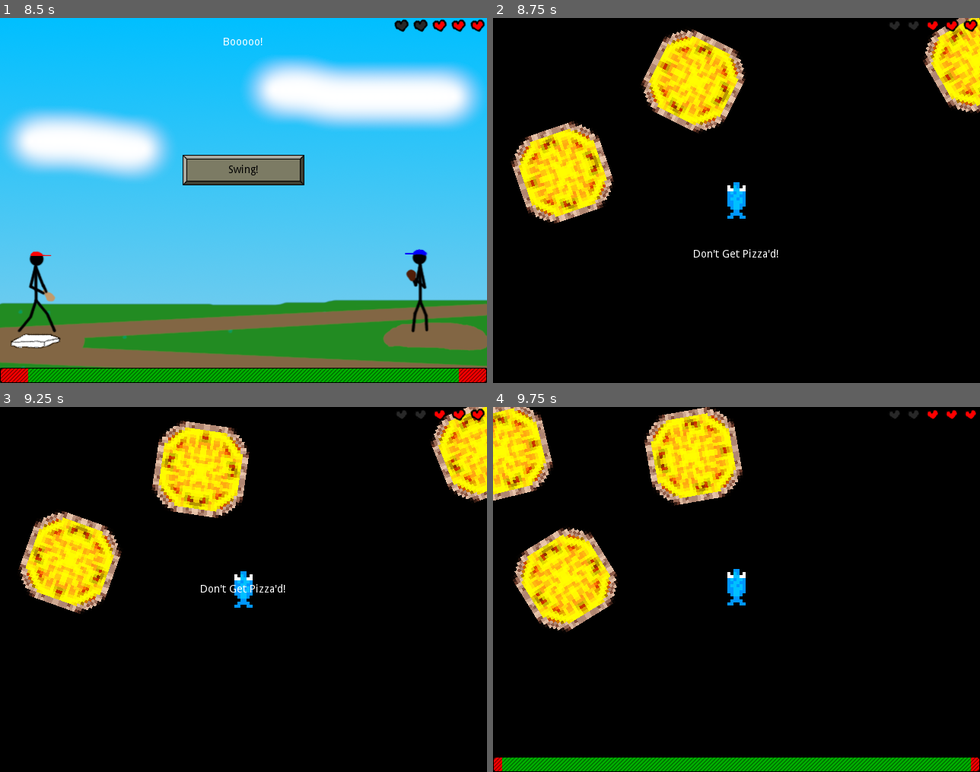
Above: before the commit, frames 1-4 (two rows, left to right).
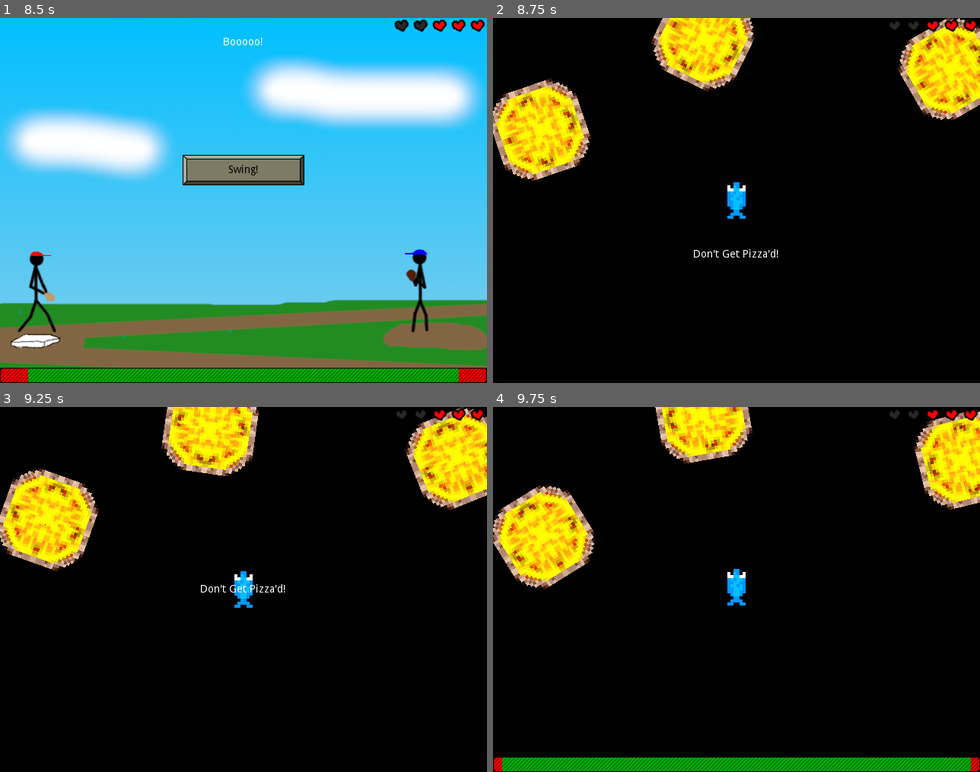
Above: after the commit, the same moments.

Repository: swashdev/minigame-madness
Game: Godot game, scene res://master/scenes/main.tscn
Two runs of this game, one before a commit and one after it. Both use one fixed random seed, a clock stepped at 60 frames per second and the inputs below.
Inputs:
- Up to frame 1 (8.5 s): tap Enter at 0.5 s; hold Right (ui_right) 0.53-1.28 s; tap Space (ui_select) at 0.77, 1.52, 3.02, 3.77, 4.52, 5.75, 6.02, 6.77, 7.52 s; hold Down (ui_down) 1.28-2.03 s; hold Right (ui_right) 2.03-2.78 s; hold Up (ui_up) 2.78-3.53 s; hold Left (ui_left) 3.53-5.03 s; hold Down (ui_down) 5.03-5.78 s; hold Right (ui_right) 5.78-6.53 s; tap A at 6.5 s; hold Up (ui_up) 6.53-7.28 s; hold Right (ui_right) 7.28-8.03 s; hold Down (ui_down) from 8.03 s (still down)
- Up to frame 2 (8.75 s): keep holding Down (ui_down)
- Up to frame 3 (9.25 s): release Down (ui_down) at 8.78 s; hold Left (ui_left) from 8.78 s (still down); tap Space (ui_select) at 9.02 s
- Up to frame 4 (9.75 s): release Left (ui_left) at 9.53 s; hold Up (ui_up) from 9.53 s (still down)

Frame 1 is identical in both runs. In frame 2, 14% of the frame differs, in the area x 0-100%, y 0-57%; in frame 3, 14%; in frame 4, 16%, in the area x 0-100%, y 0-62%.

Commit message:
adjust pizza spawn distance.
The pizzas were occasionally spawning far too close to the player.  I'm
pretty sure this is a wrapping problem, so I've reduced the maximum
distance to 300.

Diff:
--- a/mini/anchovy_quest/scripts/anchovy_game.gd
+++ b/mini/anchovy_quest/scripts/anchovy_game.gd
@@ -5,6 +5,10 @@
 # The max & minimum speed of the in-game pizzas.
 const MAX_PIZZA: float = 200.0
 const MIN_PIZZA: float = 100.0
+
+# The max & minimum distance from the player that pizzas will spawn.
+const MIN_DISTANCE: float = 200.0
+const MAX_DISTANCE: float = 300.0
 
 # The scene to be used for the initial pizza instances.
 export (PackedScene) var _pizza
@@ -24,7 +28,7 @@
 	for pizza in pizzas:
 		# Spawn the pizza a random distance away from the player.
 		var pizza_position: Vector2 = $Player.position
-		pizza_position.x += rand_range( 200.0, 400.0 )
+		pizza_position.x += rand_range( MIN_DISTANCE, MAX_DISTANCE )
 		pizza_position = pizza_position.rotated( deg2rad( randi() % 360 ) )
 		pizza_position.x = wrapf( pizza_position.x, 0.0, 640.0 )
 		pizza_position.y = wrapf( pizza_position.y, 0.0, 480.0 )
